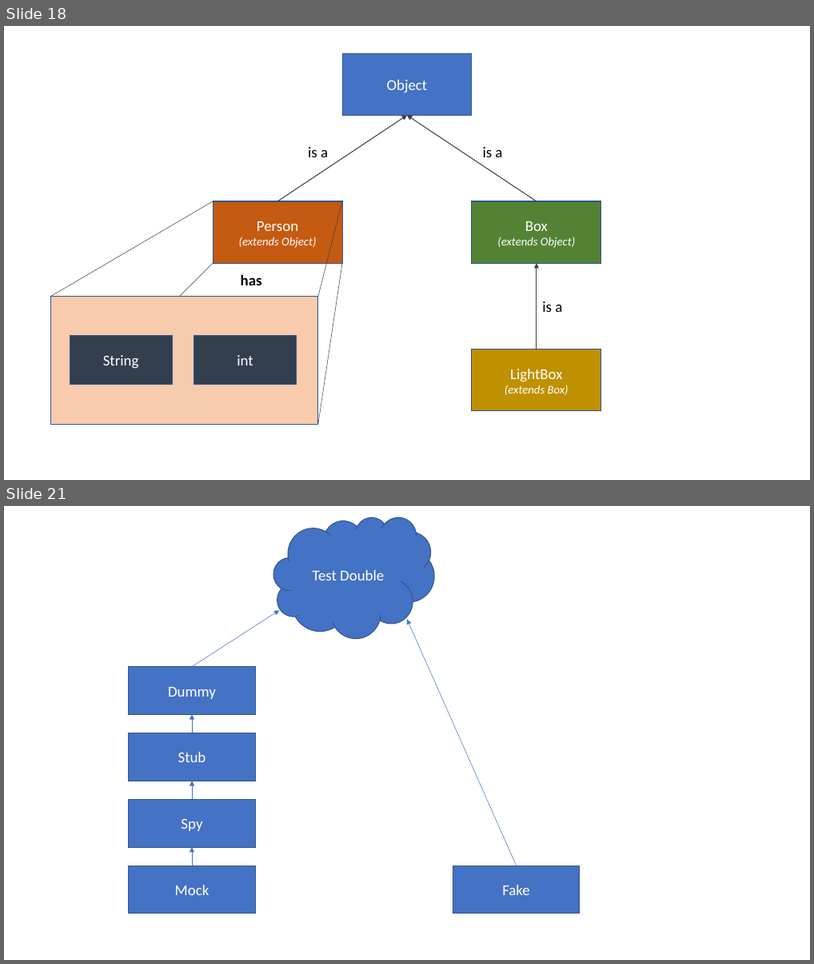
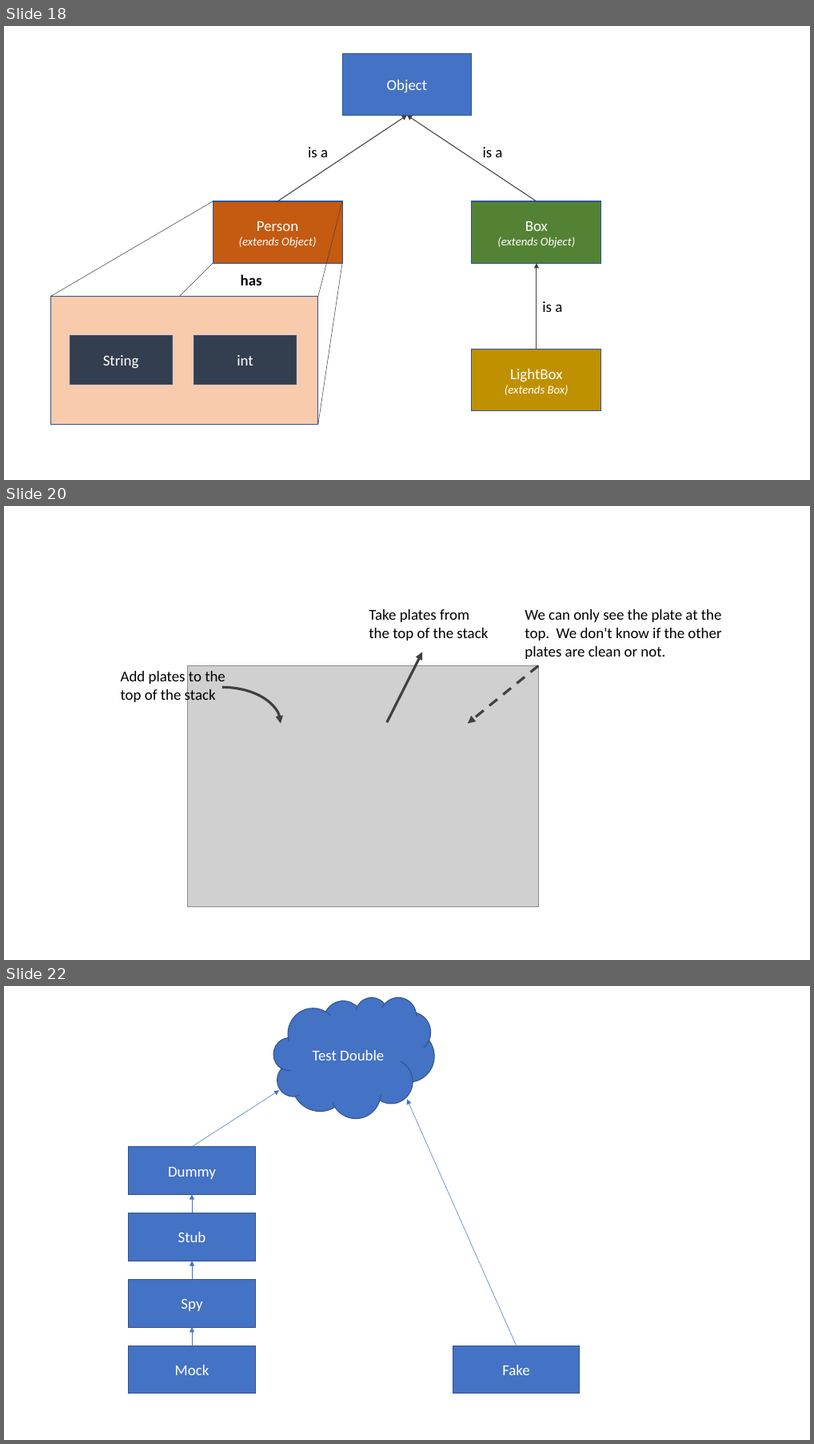
Before and after one commit to albertattard/java-boot-camp, a slide deck: assets/images/Images.pptx. Shown one above the other, each under a label of ours: slides 18 and 21 before the commit, slides 18, 20 and 22 after it; the slides between them are not shown. The pictures are 814x964 and 814x1444 pixels, drawn with LibreOffice and Linux fonts; fonts in the diff are those of the drawing; grey boxes stand for pictures. Boxes give left, top, right and bottom in pixels: in the first picture for what was removed or moved away, otherwise in the second. Text is boxed around its words. In the diff, an @@ line names an element or a change of style, - is before the commit and + after.

```diff
--- a/assets/images/Images.pptx
+++ b/assets/images/Images.pptx
@@ slide 20 added at (x1=4, y1=506, x2=810, y2=960), background #FFFFFF @@
@@ text added at (x1=369, y1=609, x2=488, y2=640), 18 pt, text #000000 @@
+Take plates from the top of the stack
@@ text added at (x1=525, y1=609, x2=722, y2=659), 18 pt, text #000000 @@
+We can only see the plate at the top. We don't know if the other plates are clean or not.
@@ text added at (x1=121, y1=671, x2=226, y2=704), 18 pt, text #000000 @@
+Add plates to the top of the stack
@@ picture added at (x1=188, y1=666, x2=538, y2=907) @@
@@ arrow added from (387, 722) to (422, 652), #404040 3 pt @@
@@ arrow added from (538, 666) to (468, 723), #404040 3 pt dashed @@
@@ arc (boxed as its full ellipse) added at (x1=164, y1=687, x2=281, y2=760), outline #404040 3 pt @@
@@ what was slide 21 is now slide 22 @@
```
Also in this commit, not shown: 1 slide changed, 1 other file.
